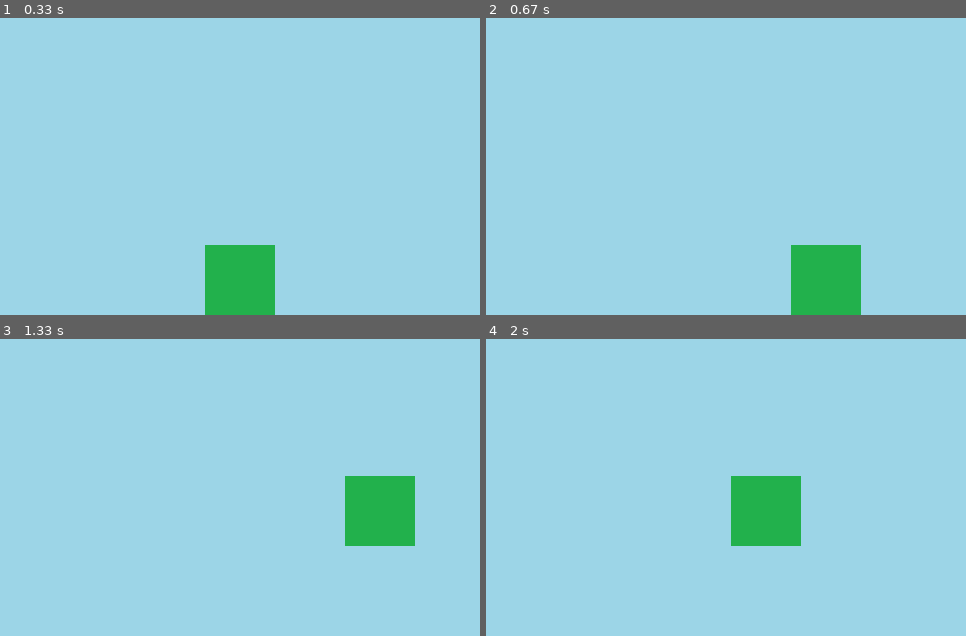
Above: before the commit, frames 1-4 (two rows, left to right).
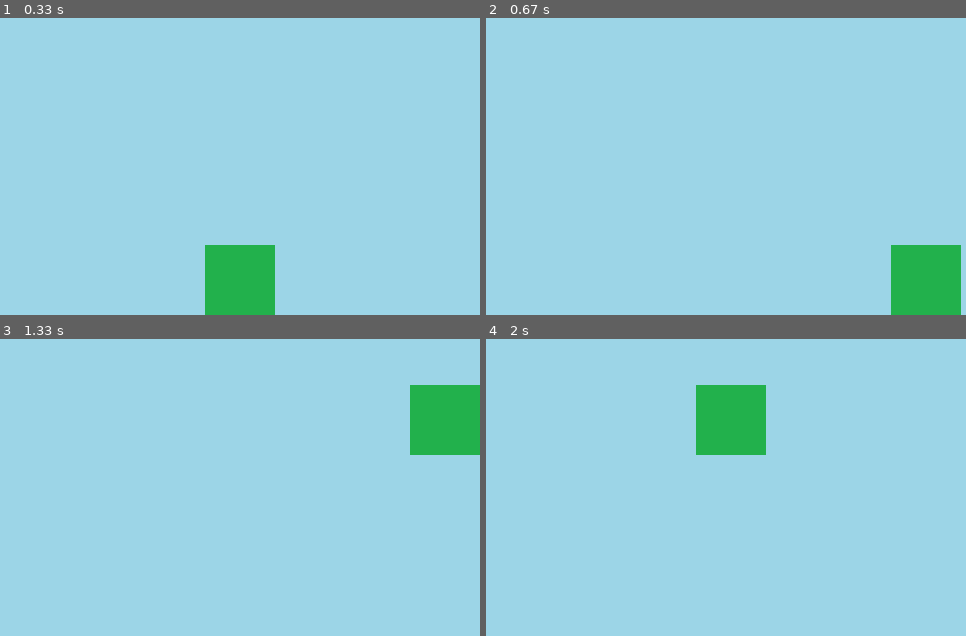
Above: after the commit, the same moments.

Repository: chmh0805/Make_pygame_basic
Game: pygame game, started from pygame_basic.py
Same seed, same stepped clock (60 frames per second), same inputs: the game is played once before the commit and once after it.
Inputs:
- Up to frame 1 (0.33 s): no input
- Up to frame 2 (0.67 s): hold Right from 0.33 s (still down)
- Up to frame 3 (1.33 s): release Right at 0.8 s; hold Up 0.83-1.13 s
- Up to frame 4 (2 s): hold Left from 1.67 s (still down)

Frame 1 is identical in both runs. In frame 2, 6.9% of the frame differs, in the area x 63-99%, y 76-100%; in frame 3, 6.9%; in frame 4, 6.9%.

Commit message:
5_frame_per_second
1. 이동속도 변수명 변경
2. FPS 설정 # clock = pygame.time.Clock()
3. 게임 화면의 초당 프레임 수를 설정 # dt = clock.tick(60)
4. 이동속도를 0.3, 방향키 입력 시 이동거리를 to_x,to_y * dt로 변경
- fps가 달라져도 이동속도가 동일함.

Diff:
--- a/pygame_basic.py
+++ b/pygame_basic.py
@@ -9,6 +9,9 @@
 
 # 화면 타이틀 설정
 pygame.display.set_caption("Nado Game") # 게임 이름
+
+# FPS
+clock = pygame.time.Clock()
 
 # 배경 이미지 불러오기
 background = pygame.image.load("background.png")
@@ -24,25 +27,33 @@
 # 이동 좌표
 to_x = 0
 to_y = 0
-move_pos = 5 # 이동하는 좌표수
+
+# 이동 속도
+charater_speed = 0.6 # 이동하는 좌표수
 
 # 이벤트 루프
 running = True # 게임이 진행중인가를 확인
 
 while running:
+	dt = clock.tick(60) # 게임 화면의 초당 프레임 수를 설정
+
+# 캐릭터가 100만큼 이동을 해야함
+# 10fps : 1초 동안에 10번 동작 -> 한번에 10만큼 이동
+# 20fps : 1초 동안에 20번 동작 -> 한번에 5만큼 이동
+
 	for event in pygame.event.get(): # 어떤 이벤트가 발생하였는지 체크
 		if event.type == pygame.QUIT: # 오른쪽 상단 x버튼을 누르면 종료
 			running = False
 
 		if event.type == pygame.KEYDOWN: # 키가 눌러졌는지 확인
 			if event.key == pygame.K_LEFT: # 캐릭터를 왼쪽으로
-				to_x -= move_pos # to_x = to_x - 5
+				to_x -= charater_speed # to_x = to_x - 5
 			elif event.key == pygame.K_RIGHT: # 캐릭터를 오른쪽으로
-				to_x += move_pos
+				to_x += charater_speed
 			elif event.key == pygame.K_UP: # 캐릭터를 위로
-				to_y -= move_pos
+				to_y -= charater_speed
 			elif event.key == pygame.K_DOWN: # 캐릭터를 아래로
-				to_y += move_pos
+				to_y += charater_speed
 
 		if event.type == pygame.KEYUP: # 방향키를 떼면 멈춤
 			if event.key == pygame.K_LEFT or event.key == pygame.K_RIGHT:
@@ -50,8 +61,8 @@
 			elif event.key == pygame.K_UP or event.key == pygame.K_DOWN:
 				to_y = 0
 
-	character_x_pos += to_x
-	character_y_pos += to_y
+	character_x_pos += to_x * dt
+	character_y_pos += to_y * dt
 
 	if character_x_pos < 0:
 		character_x_pos = 0
